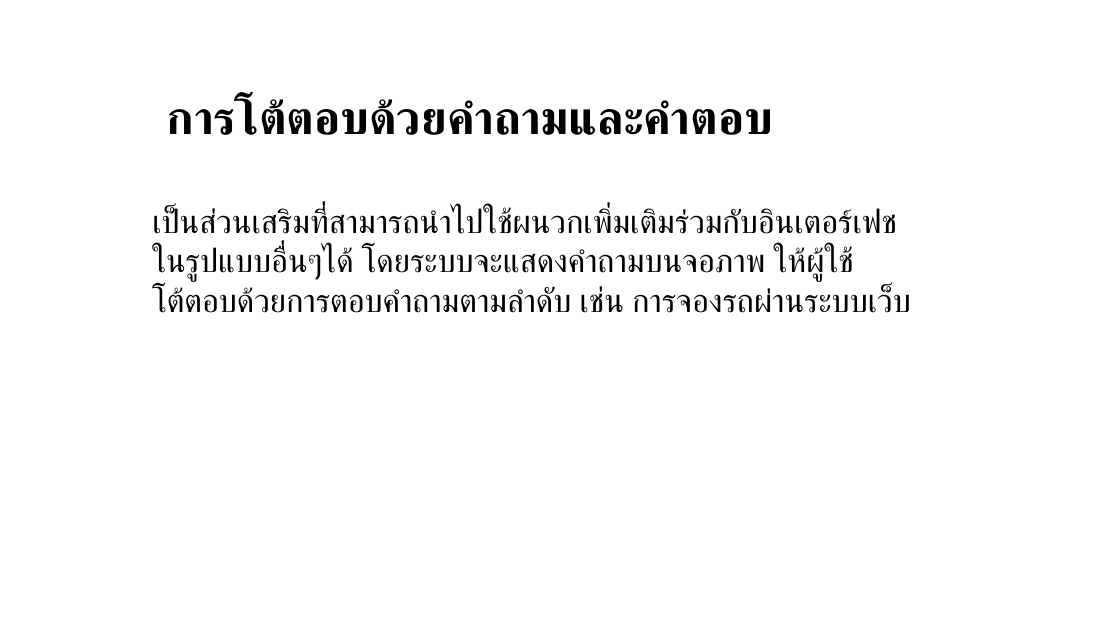
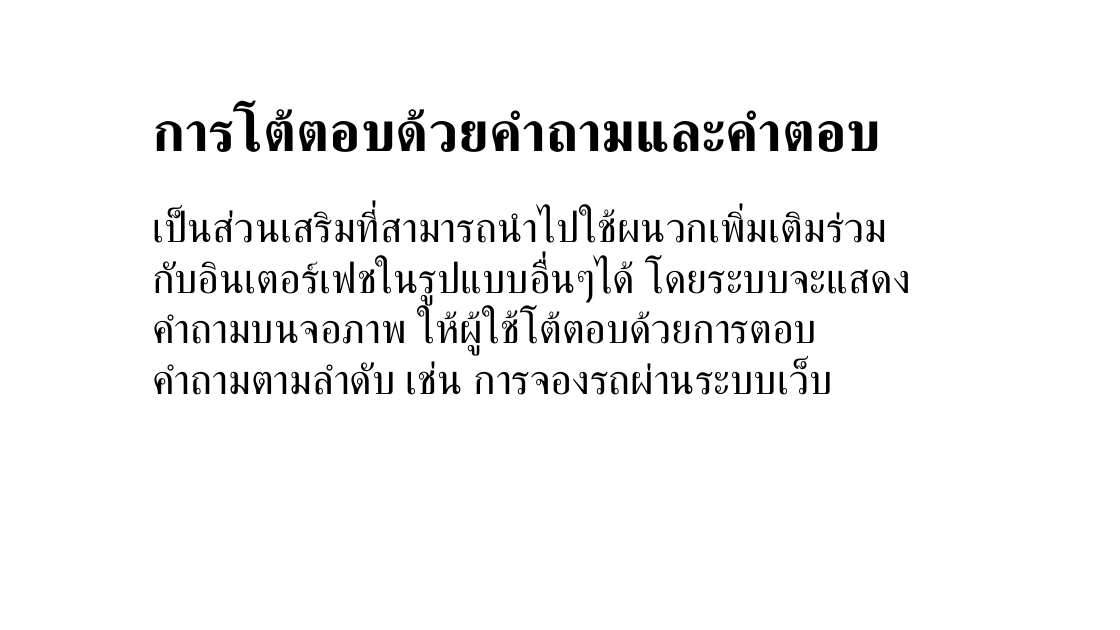
Before and after one commit to praew06/cpsc322_work, a slide deck: slide 1 of บทที่8.pptx. Drawn at 1120x630 pixels with LibreOffice and Linux fonts; fonts in the diff are those of the drawing; background and template pictures are left out. Boxes give left, top, right and bottom in pixels: in the first picture for what was removed or moved away, otherwise in the second. Text is boxed around its words. In the diff, an @@ line names an element or a change of style, - is before the commit and + after.

```diff
--- a/บทที่8.pptx
+++ b/บทที่8.pptx
@@ text "การโต้ตอบด้วยคำถามและคำตอบ": place and size @@
-text "การโต้ตอบด้วยคำถามและคำตอบ" at <box>167,98,774,135</box>
+text "การโต้ตอบด้วยคำถามและคำตอบ" at <box>152,107,881,152</box>
@@ text "การโต้ตอบด้วยคำถามและคำตอบ" at <box>152,107,881,152</box>: size 40 to 48 pt @@
@@ text "เป็นส่วนเสริมที่สามารถนำไปใช้ผนวกเพิ่มเติมร่วมกับอินเตอร์เฟช ..." at <box>152,210,887,395</box>: size 28 to 36 pt @@
```
Also in this commit, not shown: 6 other slides changed, 1 slide added, 1 other file.
